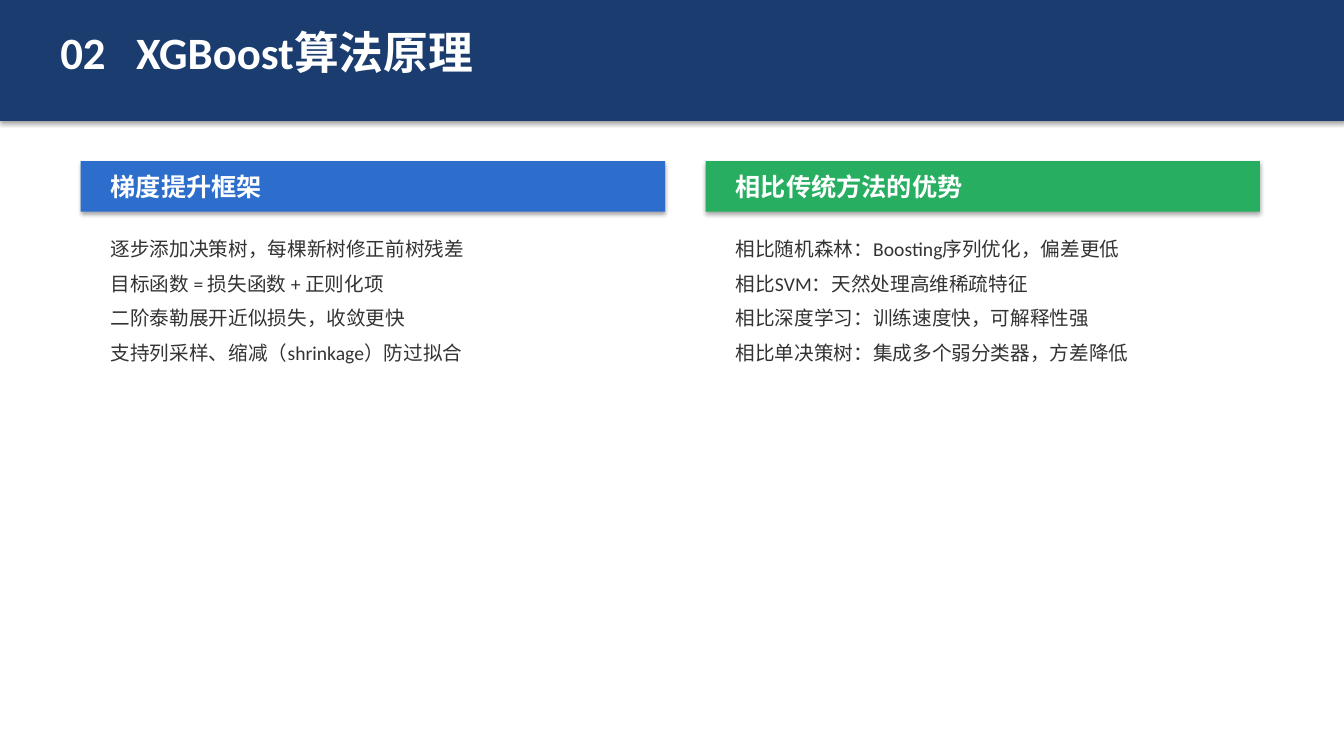
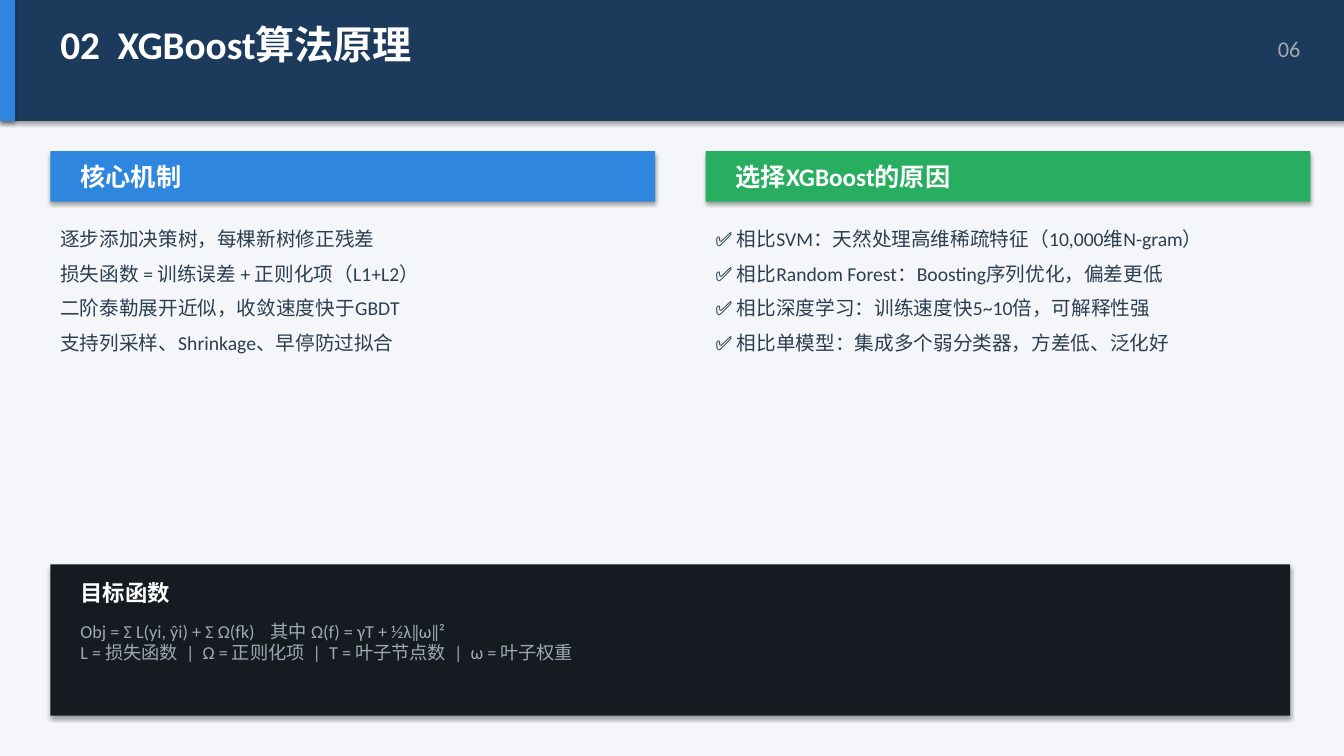
Before and after one commit to sweeete/Cloud-Security-Study, a slide deck: slide 5 of Graduation-Project/毕业答辩PPT.pptx (slide 13 before the commit). Drawn at 1344x756 pixels with LibreOffice and Linux fonts; fonts in the diff are those of the drawing. Boxes give left, top, right and bottom in pixels: in the first picture for what was removed or moved away, otherwise in the second. Text is boxed around its words. In the diff, an @@ line names an element or a change of style, - is before the commit and + after.

Commit message:
feat: 优化毕业答辩PPT（16页专业排版）+ 答辩稿
- 深色封面+浅色正文配色方案
- 16:9宽屏比例，13.33x7.5英寸
- 统一顶部标题栏+页码
- 表格带高亮行/交替色
- 卡片式布局，信息分层清晰

```diff
--- a/Graduation-Project/毕业答辩PPT.pptx
+++ b/Graduation-Project/毕业答辩PPT.pptx
@@ background #FFFFFF to #F4F6F9 @@
@@ rectangle at box(0, 0, 1344, 121): fill #1A3C6E to #1B3A5C @@
@@ rectangle added at box(0, 0, 15, 121), fill #2E86DE @@
@@ text "02 XGBoost算法原理" at box(60, 26, 412, 63): size 32 to 28 pt @@
@@ text added at box(1278, 42, 1301, 57), 16 pt, text #A0A8B4 @@
+06
@@ rectangle: place and size @@
-rectangle at box(81, 161, 665, 212)
+rectangle at box(50, 151, 655, 202)
@@ rectangle at box(50, 151, 655, 202): fill #2D6DCC to #2E86DE @@
@@ text added at box(80, 164, 181, 189), 18 pt, text #FFFFFF, bold @@
+核心机制
@@ text removed at box(111, 174, 262, 199) @@
-梯度提升框架
@@ rectangle: place and size @@
-rectangle at box(706, 161, 1260, 212)
+rectangle at box(706, 151, 1311, 202)
@@ text removed at box(736, 174, 963, 199) @@
-相比传统方法的优势
@@ text added at box(736, 164, 951, 189), 18 pt, text #FFFFFF, bold @@
+选择XGBoost的原因
@@ text at box(60, 229, 419, 354): text changed; text colour #333333 to #2C3E50 @@
-逐步添加决策树，每棵新树修正前树残差
-目标函数 = 损失函数 + 正则化项
-二阶泰勒展开近似损失，收敛更快
-支持列采样、缩减（shrinkage）防过拟合
+逐步添加决策树，每棵新树修正残差
+损失函数 = 训练误差 + 正则化项（L1+L2）
+二阶泰勒展开近似，收敛速度快于GBDT
+支持列采样、Shrinkage、早停防过拟合
@@ text at box(737, 229, 1202, 352): text changed; text colour #333333 to #2C3E50 @@
-相比随机森林：Boosting序列优化，偏差更低
-相比SVM：天然处理高维稀疏特征
-相比深度学习：训练速度快，可解释性强
-相比单决策树：集成多个弱分类器，方差降低
+✅ 相比SVM：天然处理高维稀疏特征（10,000维N-gram）
+✅ 相比Random Forest：Boosting序列优化，偏差更低
+✅ 相比深度学习：训练速度快5~10倍，可解释性强
+✅ 相比单模型：集成多个弱分类器，方差低、泛化好
@@ rectangle added at box(50, 565, 1291, 716), fill #161B22 @@
@@ text added at box(80, 582, 169, 603), 16 pt, text #FFFFFF, bold @@
+目标函数
@@ text added at box(80, 623, 574, 661), 13 pt, text #A0A8B4 @@
+Obj = Σ L(yi, ŷi) + Σ Ω(fk) 其中 Ω(f) = γT + ½λ‖ω‖²
+L = 损失函数 | Ω = 正则化项 | T = 叶子节点数 | ω = 叶子权重
```
Also in this commit, not shown: 13 other slides changed, 2 slides added, 4 slides removed, 1 other file.
